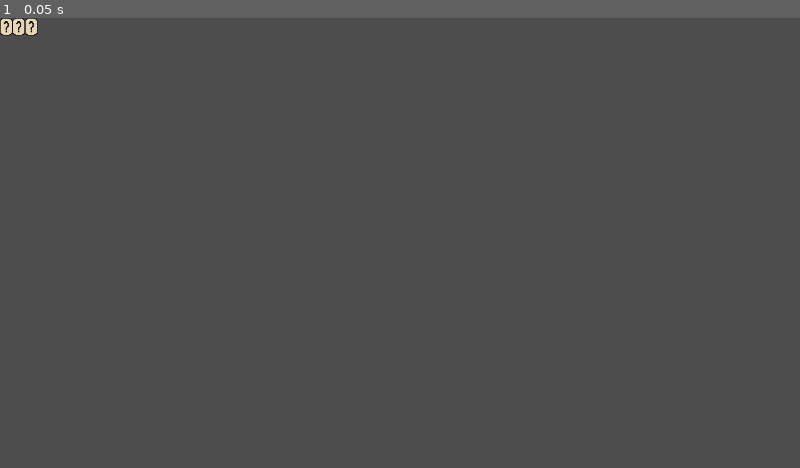
Above: before the commit, frame 1.
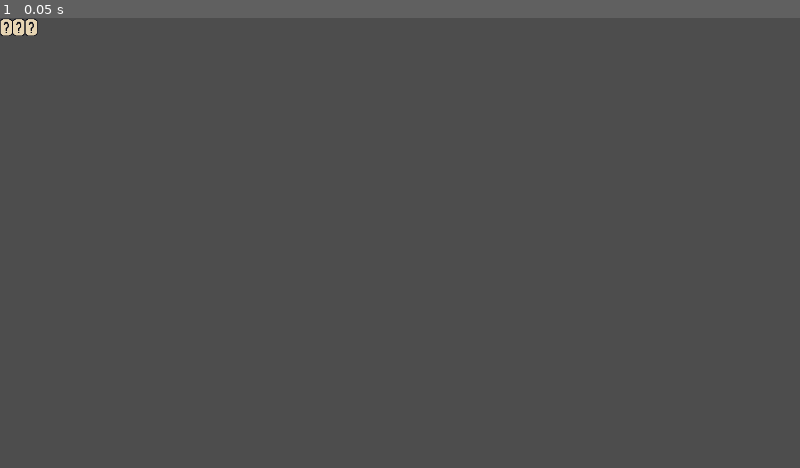
Above: after the commit, the same moment.

Repository: rowdy-game-dev/rowdyhacks-memory-game
Game: Godot game, scene res://scenes/card_grid.tscn
Same seed, same stepped clock (60 frames per second), same inputs: the game is played once before the commit and once after it. This scene is started directly instead of the project's main scene.
Inputs:
- Up to frame 1 (0.05 s): no input

The runs differ from the first frame. In frame 1, less than 0.1% of the frame differs, in the area x 0-5%, y 0-4%.

Commit message:
Update card_grid.tscn

Diff:
--- a/memory-game/scenes/card_grid.tscn
+++ b/memory-game/scenes/card_grid.tscn
@@ -3,4 +3,8 @@
 [ext_resource type="Script" path="res://scripts/card_grid.gd" id="1_tyxhe"]
 
 [node name="card_grid" type="Node2D"]
+position = Vector2(0, 1)
 script = ExtResource("1_tyxhe")
+width_cards = null
+height_cards = null
+size_scale = null
